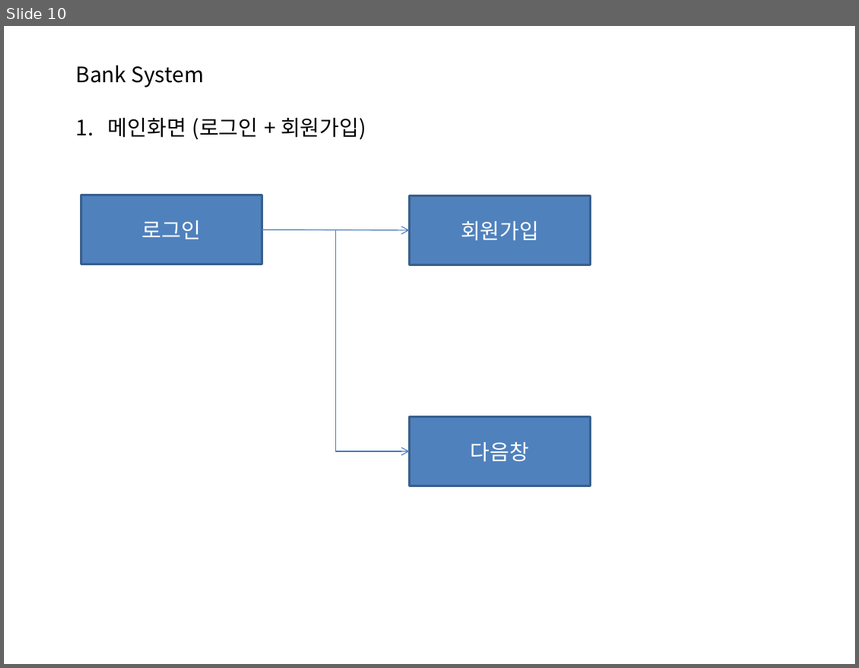
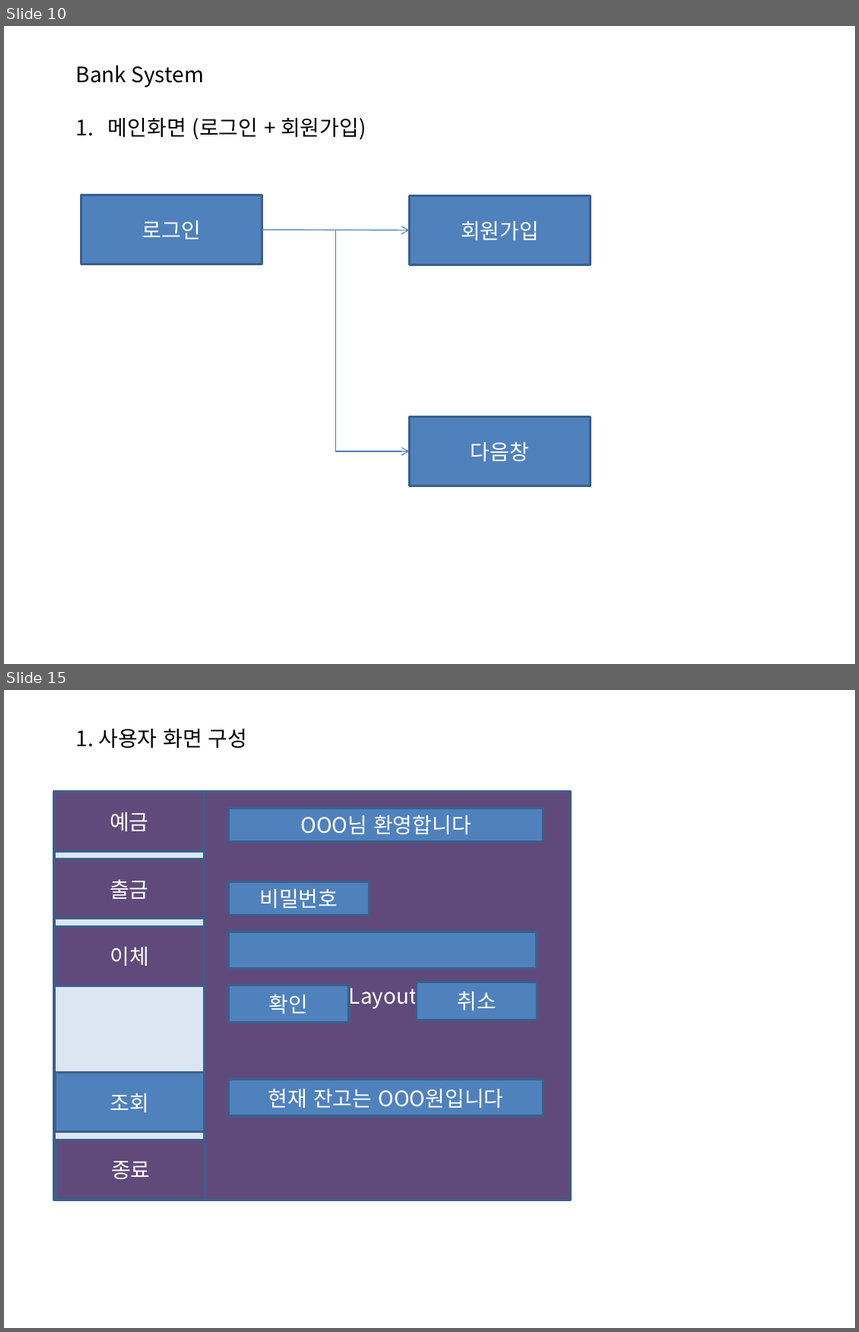
Before and after one commit to S-Onix/BankSystemProject, a slide deck: BankSystem/documentation/banksystem.pptx. Shown one above the other, each under a label of ours: slide 10 before the commit, slides 10 and 15 after it; the slides between them are not shown. The pictures are 859x668 and 859x1332 pixels, drawn with LibreOffice and Linux fonts; fonts in the diff are those of the drawing. Boxes give left, top, right and bottom in pixels: in the first picture for what was removed or moved away, otherwise in the second. Text is boxed around its words. In the diff, an @@ line names an element or a change of style, - is before the commit and + after.

```diff
--- a/BankSystem/documentation/banksystem.pptx
+++ b/BankSystem/documentation/banksystem.pptx
@@ slide 15 added at [4, 690, 855, 1328], background #FFFFFF @@
@@ text added at [76, 729, 248, 749], 18 pt, text #000000 @@
+1. 사용자 화면 구성
@@ rectangle added at [229, 809, 544, 841], fill #4F81BD, outline #3A5F8C 2 pt, 18 pt, text #FFFFFF @@
+OOO님 환영합니다
@@ group added at [54, 791, 570, 1200]: 4 rectangles @@
+CardLayoutPanel
+예금
+출금
@@ rectangle added at [229, 882, 369, 915], fill #4F81BD, outline #3A5F8C 2 pt, 18 pt, text #FFFFFF @@
+비밀번호
@@ rectangle added at [56, 926, 205, 986], fill #604A7B, outline #3A5F8C 2 pt, 18 pt, text #FFFFFF @@
+이체
@@ rectangle added at [229, 932, 537, 968], fill #4F81BD, outline #3A5F8C 2 pt @@
@@ rectangle added at [229, 986, 350, 1023], fill #4F81BD, outline #3A5F8C 2 pt, 18 pt, text #FFFFFF @@
+확인
@@ rectangle added at [417, 983, 538, 1021], fill #4F81BD, outline #3A5F8C 2 pt, 18 pt, text #FFFFFF @@
+취소
@@ rectangle added at [56, 1073, 205, 1132], fill #4F81BD, outline #3A5F8C 2 pt, 18 pt, text #FFFFFF @@
+조회
@@ rectangle added at [229, 1080, 544, 1116], fill #4F81BD, outline #3A5F8C 2 pt, 18 pt, text #FFFFFF @@
+현재 잔고는 OOO원입니다
@@ rectangle added at [56, 1140, 205, 1200], fill #604A7B, outline #3A5F8C 2 pt, 18 pt, text #FFFFFF @@
+종료
```
Also in this commit, not shown: 2 slides changed, 2 other slides added, 5 other files.
